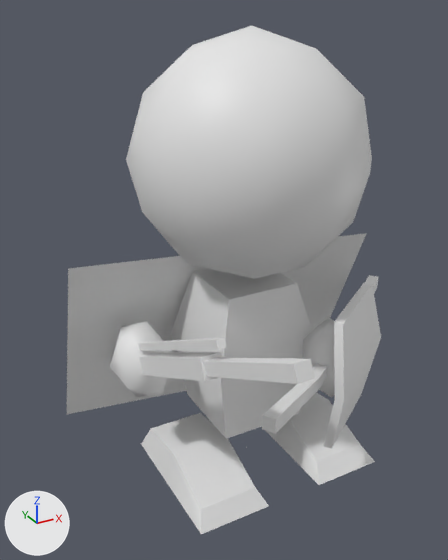
Renders of the FBX model MgaUnityProj/Assets/Fundament/Avatar/Artwork/Orignal/Humanoid/Humanoid@GAttack.FBX from each side of a commit.
Both versions are drawn from a 50 mm lens placed at (-1.001, -1.641, 1.538), pointed at (-0.112, -0.023, 0.729). The axes (+X, +Y, +Z) are drawn at lower left. The lights are the same throughout. Where no turn or scale is listed for an object, it has been applied to the vertices.

Objects in the first picture: 'Body', 'DHandWeapn', 'Head', 'LShield', 'LShoot', 'LWing', 'LeftFoot', 'LeftHand', 'RWeapon', 'RWing', 'RightFoot', 'RightHand'.
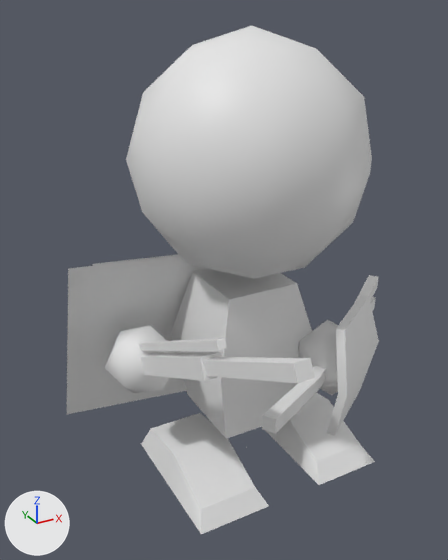
Pixel boxes [x1, y1, x2, y2] of what changed, in the pictures (448 x 560 px):
'LShield', rescaled (10% narrower, 15% shorter): before [323, 283, 381, 449]; after [327, 295, 379, 436]
'LWing', rescaled: before [281, 233, 367, 331]; after [92, 254, 179, 266]
'RightHand', rescaled (19% wider, 10% shorter): before [110, 321, 172, 397]; after [105, 325, 179, 393]
'DHandWeapn', moved: before [203, 357, 315, 384]; after [203, 357, 315, 383]
'LeftHand', rescaled (21% wider, 7% shorter): before [303, 317, 335, 398]; after [299, 320, 338, 395]

Patch to the scene script:
```diff
--- a/MgaUnityProj/Assets/Fundament/Avatar/Artwork/Orignal/Humanoid/Humanoid@GAttack.FBX.py
+++ b/MgaUnityProj/Assets/Fundament/Avatar/Artwork/Orignal/Humanoid/Humanoid@GAttack.FBX.py
@@ ob_lwing @@
 ob_lwing.rotation_euler = (-0.328, 3.037, -0.0378)  # degrees (-19, 174, -2.2)
-ob_lwing.scale = (-1.0, 1.0, 1.0)
@@ ob_lefthand @@
 ob_lefthand.rotation_euler = (0.0, -0.976, 0.0)  # degrees (0, -56, 0)
-ob_lefthand.scale = (0.86, 1.14, 0.86)
@@ ob_dhandweapn @@
 ob_dhandweapn = bpy.data.objects.new('DHandWeapn', me_mesh_010)
-ob_dhandweapn.location = (-0.376, 0.061, 0.45)
+ob_dhandweapn.location = (-0.376, 0.061, 0.452)
@@ ob_lshield @@
 ob_lshield.rotation_euler = (0.0, -1.571, 0.0)  # degrees (0, -90, 0)
-ob_lshield.scale = (1.37, 1.04, 1.16)
@@ ob_righthand @@
 ob_righthand.rotation_euler = (-0.474, 0.0, 0.0)  # degrees (-27, 0, 0)
-ob_righthand.scale = (0.86, 1.14, 0.86)
```
